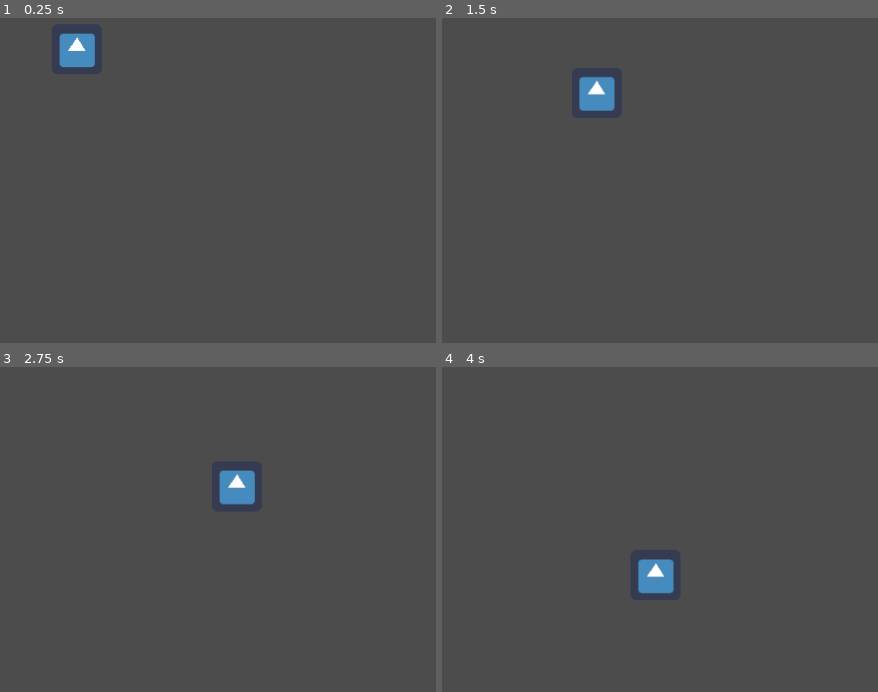
Above: before the commit, frames 1-4 (two rows, left to right).
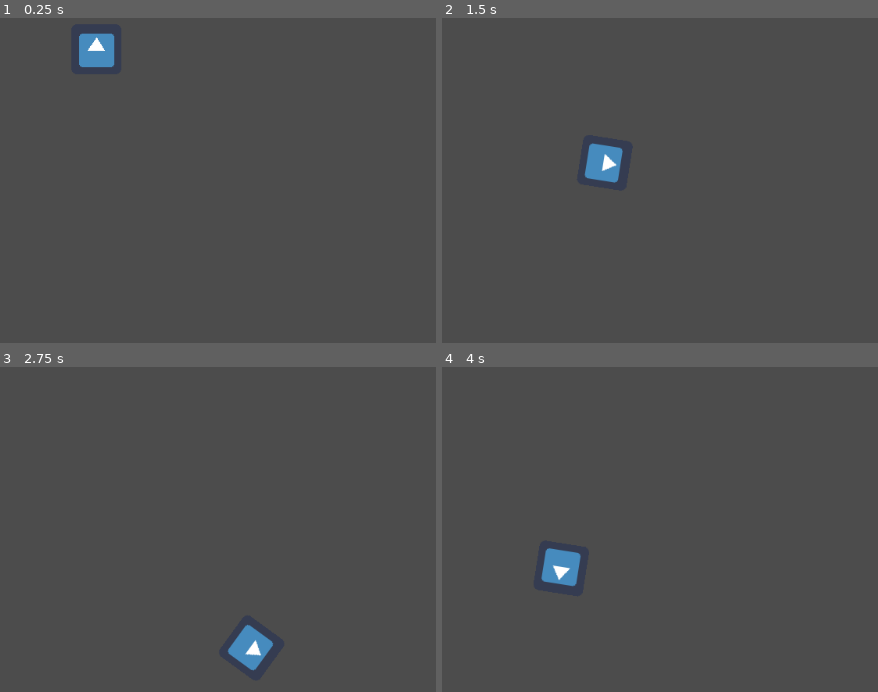
Above: after the commit, the same moments.

Repository: DoubleTroubleGames/hooksharks
Game: Godot game, scene res://main.tscn
The game is run twice, just before and just after one commit, with the same random seed, the same clock (stepped at 60 frames per second) and the same inputs. The engine's default icon, where the game draws it, is replaced by a stand-in: a white triangle on a blue panel in a dark square.
Inputs:
- Up to frame 1 (0.25 s): no input
- Up to frame 2 (1.5 s): hold Right (ui_right) 0.53-1.28 s; hold Left (ui_left) from 1.28 s (still down)
- Up to frame 3 (2.75 s): release Left (ui_left) at 2.03 s; hold Right (ui_right) from 2.03 s (still down)
- Up to frame 4 (4 s): release Right (ui_right) at 3.53 s; hold Left (ui_left) from 3.53 s (still down)

The runs differ from the first frame. In frame 1, 1.0% of the frame differs, in the area x 13-27%, y 4-16%; in frame 2, 1.7%; in frame 3, 1.7%, in the area x 50-63%, y 31-94%; in frame 4, 1.7%.

Commit message:
Add trail

Diff:
--- a/project/main.tscn
+++ b/project/main.tscn
@@ -3,7 +3,7 @@
 [ext_resource path="res://main.gd" type="Script" id=1]
 [ext_resource path="res://player/player.tscn" type="PackedScene" id=2]
 
-[node name="Main" type="Node2D" index="0"]
+[node name="Main" type="Node2D"]
 
 script = ExtResource( 1 )
 
--- a/project/player/player.gd
+++ b/project/player/player.gd
@@ -1,16 +1,34 @@
 extends Node2D
 
-const ROT_SPEED = PI/2
+const ROT_SPEED = PI
+const TRAIL = preload('res://player/trail.tscn')
 
-var speed = 100
+onready var map = get_parent()
+onready var sprite = get_node('Sprite')
+onready var area = get_node('Area2D')
+
+var speed = 200
 var dir
+var last_trail_pos = Vector2(0, 0)
+var trail = TRAIL.instance()
 
 func _ready():
 	dir = Vector2(1, 0)
 
 func _physics_process(delta):
-	self.position += dir * speed * delta
 	if Input.is_action_pressed('ui_right'):
 		dir = dir.rotated(ROT_SPEED * delta)
 	if Input.is_action_pressed('ui_left'):
 		dir = dir.rotated(-ROT_SPEED * delta)
+
+	self.position += dir * speed * delta
+	sprite.rotation = dir.angle()
+	area.rotation = dir.angle()
+	if self.position.distance_to(last_trail_pos) > 2 * trail.get_node('Area2D/CollisionShape2D').get_shape().radius:
+		create_trail(self.position)
+
+func create_trail(pos):
+	var trail = TRAIL.instance()
+	trail.position = pos
+	last_trail_pos = trail.position
+	map.add_child(trail)
--- a/project/player/player.tscn
+++ b/project/player/player.tscn
@@ -3,7 +3,7 @@
 [ext_resource path="res://player/player.gd" type="Script" id=1]
 [ext_resource path="res://icon.png" type="Texture" id=2]
 
-[node name="Player" type="Node2D"]
+[node name="Player" type="Node2D" index="0"]
 
 script = ExtResource( 1 )
 
--- /dev/null
+++ b/project/player/trail.tscn
@@ -0,0 +1,24 @@
+[gd_scene load_steps=2 format=2]
+
+[sub_resource type="CircleShape2D" id=1]
+
+custom_solver_bias = 0.0
+radius = 10.0
+
+[node name="Trail" type="Node2D"]
+
+[node name="Sprite" type="Sprite" parent="." index="0"]
+
+[node name="Area2D" type="Area2D" parent="." index="1"]
+
+input_pickable = true
+gravity_vec = Vector2( 0, 1 )
+gravity = 98.0
+linear_damp = 0.1
+angular_damp = 1.0
+audio_bus_override = false
+audio_bus_name = "Master"
+
+[node name="CollisionShape2D" type="CollisionShape2D" parent="Area2D" index="0"]
+
+shape = SubResource( 1 )
--- a/project/project.godot
+++ b/project/project.godot
@@ -19,6 +19,17 @@
 window/size/height=576
 window/size/resizable=false
 
+[input]
+
+ui_left=[ Object(InputEventKey,"resource_local_to_scene":false,"resource_name":"","device":0,"alt":false,"shift":false,"control":false,"meta":false,"command":false,"pressed":false,"scancode":16777231,"unicode":0,"echo":false,"script":null)
+, Object(InputEventJoypadButton,"resource_local_to_scene":false,"resource_name":"","device":0,"button_index":14,"pressure":0.0,"pressed":false,"script":null)
+, Object(InputEventKey,"resource_local_to_scene":false,"resource_name":"","device":0,"alt":false,"shift":false,"control":false,"meta":false,"command":false,"pressed":false,"scancode":65,"unicode":0,"echo":false,"script":null)
+ ]
+ui_right=[ Object(InputEventKey,"resource_local_to_scene":false,"resource_name":"","device":0,"alt":false,"shift":false,"control":false,"meta":false,"command":false,"pressed":false,"scancode":16777233,"unicode":0,"echo":false,"script":null)
+, Object(InputEventJoypadButton,"resource_local_to_scene":false,"resource_name":"","device":0,"button_index":15,"pressure":0.0,"pressed":false,"script":null)
+, Object(InputEventKey,"resource_local_to_scene":false,"resource_name":"","device":0,"alt":false,"shift":false,"control":false,"meta":false,"command":false,"pressed":false,"scancode":68,"unicode":0,"echo":false,"script":null)
+ ]
+
 [rendering]
 
 environment/default_environment="res://default_env.tres"
--- /dev/null
+++ b/project/wall/wall.tscn
@@ -0,0 +1,33 @@
+[gd_scene format=2]
+
+[node name="Node2D" type="Node2D"]
+
+[node name="Polygon2D" type="Polygon2D" parent="." index="0"]
+
+polygon = PoolVector2Array( 0, 0, 24, 0, 24, 200, 0, 200 )
+uv = PoolVector2Array(  )
+color = Color( 1, 1, 1, 1 )
+vertex_colors = PoolColorArray(  )
+offset = Vector2( 0, 0 )
+antialiased = false
+texture = null
+texture_offset = Vector2( 0, 0 )
+texture_scale = Vector2( 1, 1 )
+texture_rotation_degrees = 0.0
+invert_enable = false
+invert_border = 100.0
+
+[node name="Area2D" type="Area2D" parent="." index="1"]
+
+input_pickable = true
+gravity_vec = Vector2( 0, 1 )
+gravity = 98.0
+linear_damp = 0.1
+angular_damp = 1.0
+audio_bus_override = false
+audio_bus_name = "Master"
+
+[node name="CollisionPolygon2D" type="CollisionPolygon2D" parent="Area2D" index="0"]
+
+build_mode = 0
+polygon = PoolVector2Array( 0, 0, 24, 0, 24, 200, 0, 200 )
